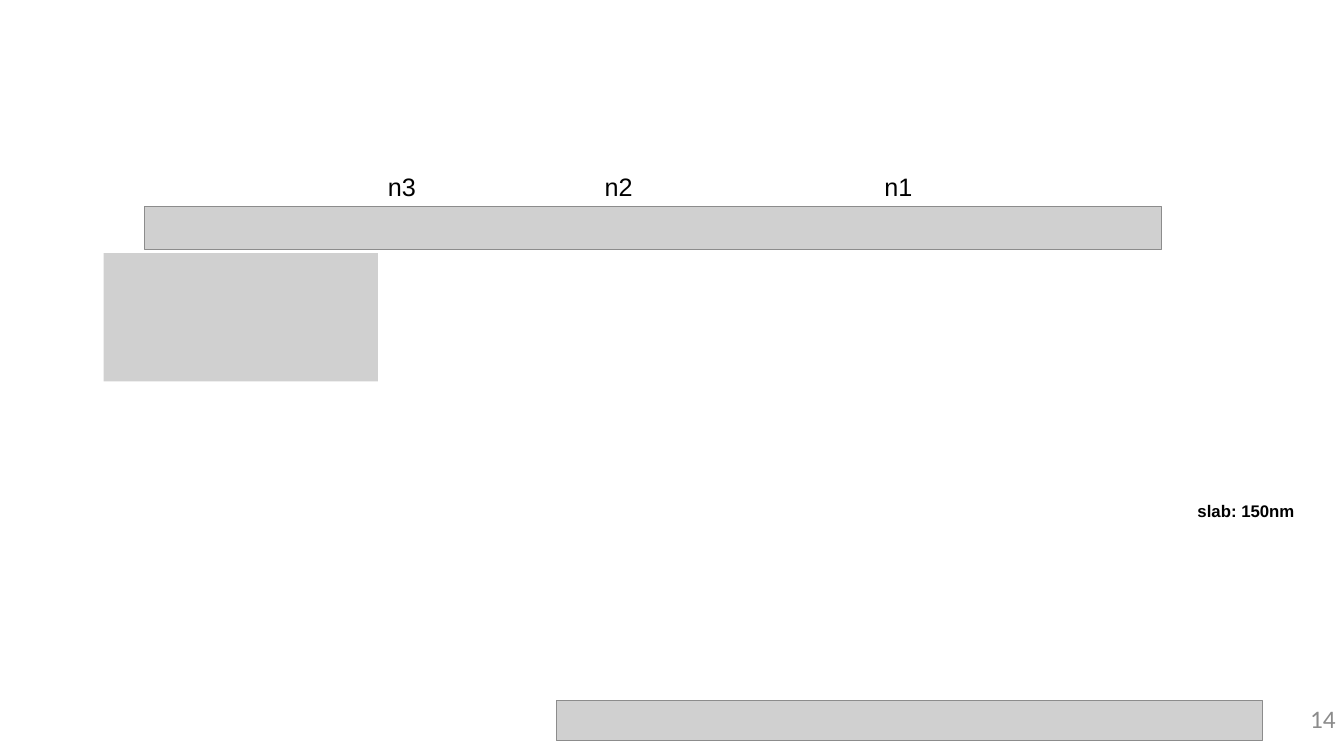
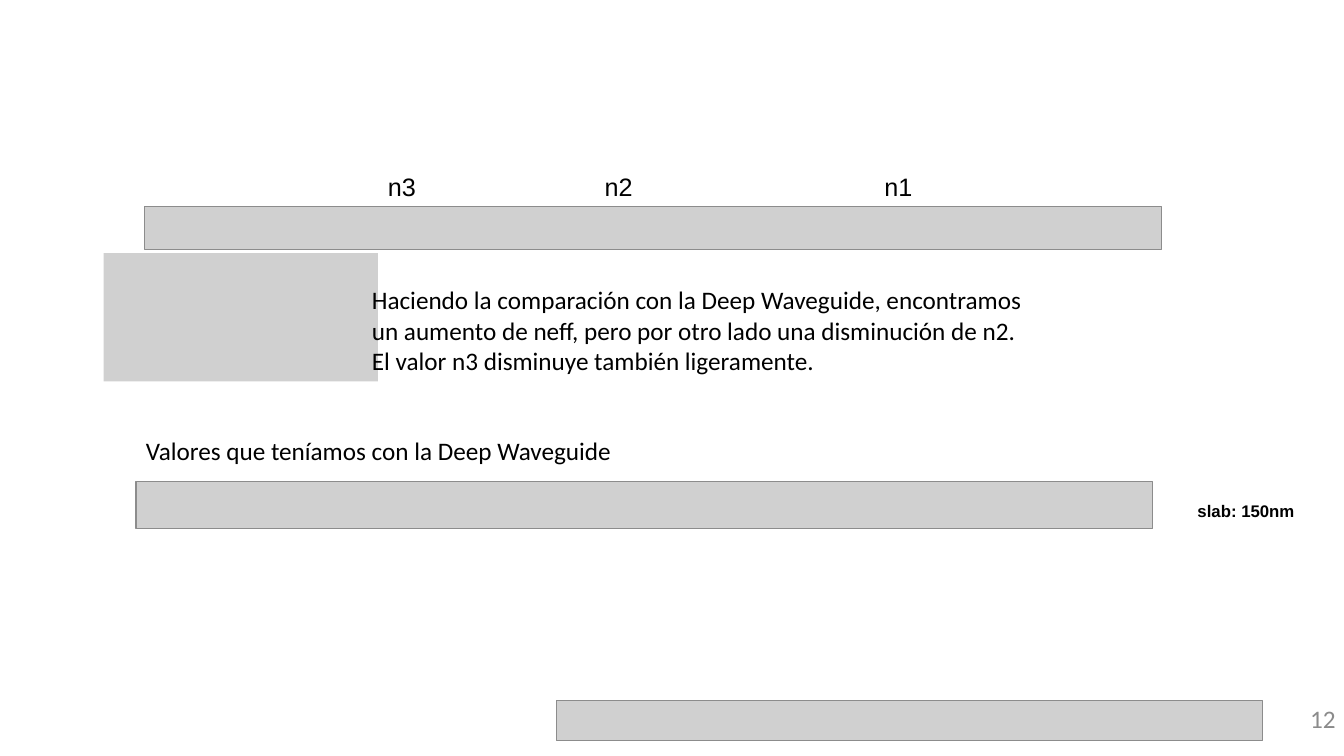
Before and after one commit to RobertoFernandezSevilla/pic-upv-lab1, a slide deck: slide 12 of LabBook_10.pptx (slide 14 before the commit). Drawn at 1344x756 pixels with LibreOffice and Linux fonts; fonts in the diff are those of the drawing; grey boxes stand for pictures; background and template pictures are left out. Boxes give left, top, right and bottom in pixels: in the first picture for what was removed or moved away, otherwise in the second. Text is boxed around its words. In the diff, an @@ line names an element or a change of style, - is before the commit and + after.

```diff
--- a/LabBook_10.pptx
+++ b/LabBook_10.pptx
@@ text added at (372, 289, 1020, 376), 18 pt, text #000000 @@
+Haciendo la comparación con la Deep Waveguide, encontramos un aumento de neff, pero por otro lado una disminución de n2.
+El valor n3 disminuye también ligeramente.
@@ text added at (146, 442, 610, 465), 18 pt, text #000000 @@
+Valores que teníamos con la Deep Waveguide
@@ picture added at (136, 482, 1153, 529) @@
@@ page number at (1310, 712, 1336, 728): text changed @@
-14
+12
```
Also in this commit, not shown: 9 other slides changed, 4 slides removed, 1 other file.
